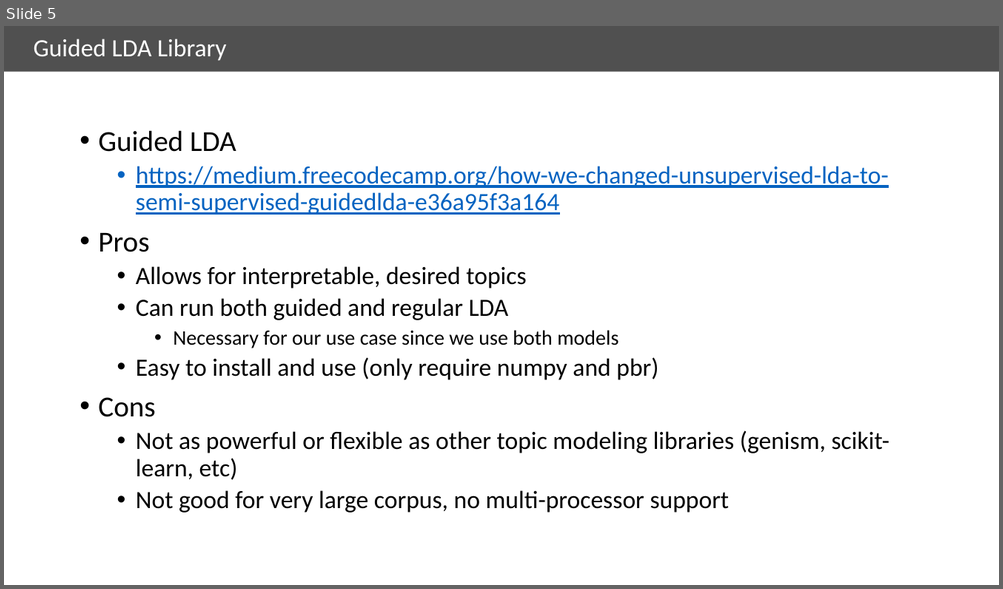
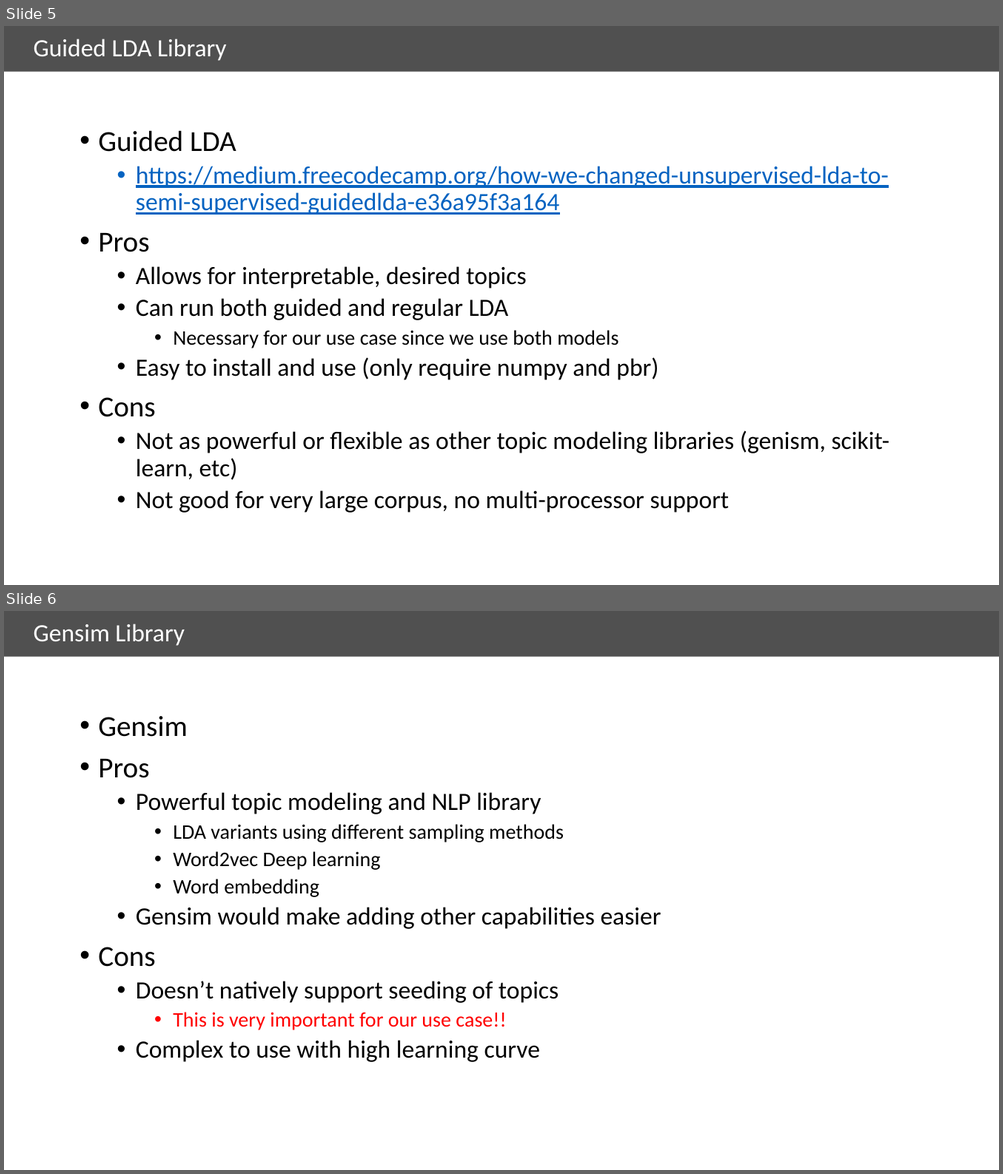
Before and after one commit to ryanbae89/news_analyzer, a slide deck: doc/WeReadTheNews.pptx. Shown one above the other, each under a label of ours: slide 5 before the commit, slides 5 and 6 after it. The pictures are 1003x589 and 1003x1174 pixels, drawn with LibreOffice and Linux fonts; fonts in the diff are those of the drawing. Boxes give left, top, right and bottom in pixels: in the first picture for what was removed or moved away, otherwise in the second. Text is boxed around its words. In the diff, an @@ line names an element or a change of style, - is before the commit and + after.

```diff
--- a/doc/WeReadTheNews.pptx
+++ b/doc/WeReadTheNews.pptx
@@ slide 6 added at [4,611,999,1170], background #FFFFFF; not listed: 1 template element that a slide beside it also shows @@
@@ title added at [34,624,185,646], 24 pt, text #FFFFFF @@
+Gensim Library
@@ text added at [98,716,661,1062], 24 pt, text #000000 @@
+• Gensim
+• Pros
+  • Powerful topic modeling and NLP library
+    • LDA variants using different sampling methods
+    • Word2vec Deep learning
+    • Word embedding
+  • Gensim would make adding other capabilities easier
+• Cons
+  • Doesn’t natively support seeding of topics
+    • This is very important for our use case!!
+  • Complex to use with high learning curve
```
Also in this commit, not shown: 1 slide changed, 1 other slide added.
